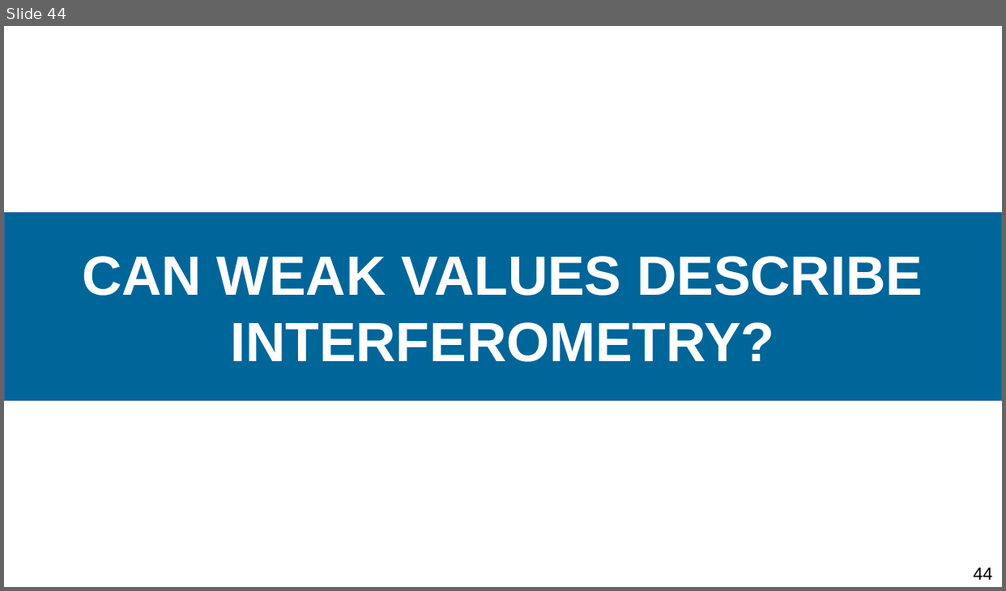
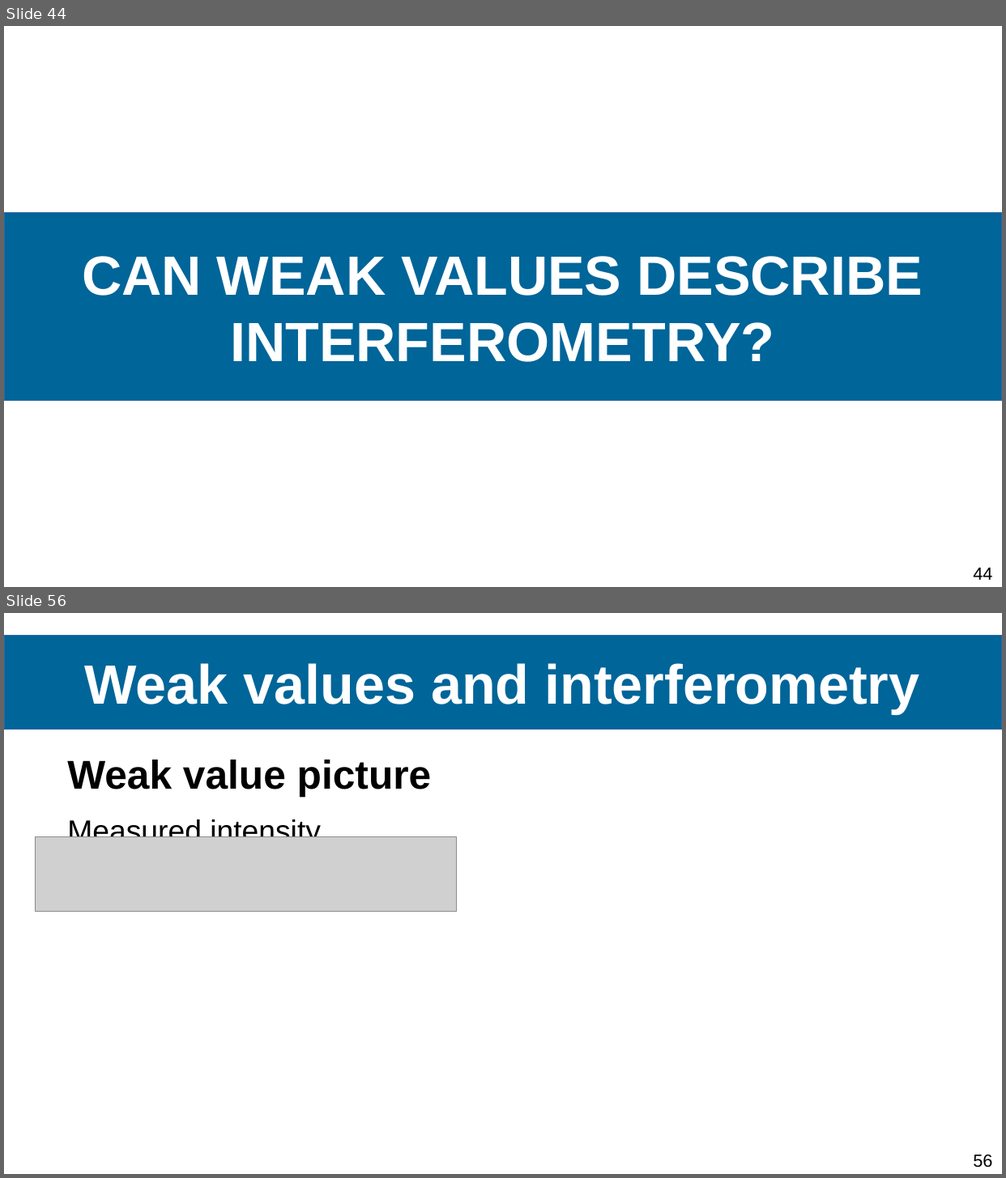
Before and after one commit to Ismaele-vincent/PhD, a slide deck: 2024/Conference abstract/Conference FOMO/Presentation FOMO 2024.odp. Shown one above the other, each under a label of ours: slide 44 before the commit, slides 44 and 56 after it; the slides between them are not shown. The pictures are 1006x591 and 1006x1178 pixels, drawn with LibreOffice and Linux fonts; fonts in the diff are those of the drawing; grey boxes stand for pictures; background and template pictures are left out. Boxes give left, top, right and bottom in pixels: in the first picture for what was removed or moved away, otherwise in the second. Text is boxed around its words. In the diff, an @@ line names an element or a change of style, - is before the commit and + after.

```diff
--- a/2024/Conference abstract/Conference FOMO/Presentation FOMO 2024.odp
+++ b/2024/Conference abstract/Conference FOMO/Presentation FOMO 2024.odp
@@ slide 56 added at <box>4,613,1002,1174</box>, background #FFFFFF; not listed: 1 template element that a slide beside it also shows @@
@@ title added at <box>4,636,1002,730</box>, fill #006599, outline #3465A4 0 pt, 44 pt, text #FFFFFF, bold @@
+Weak values and interferometry
@@ text added at <box>67,760,432,837</box>, 24 pt, text #000000 @@
+Weak value picture
+Measured intensity
@@ picture added at <box>36,837,457,912</box> @@
```
Also in this commit, not shown: 1 slide changed, 20 other slides added, 9 other files.
